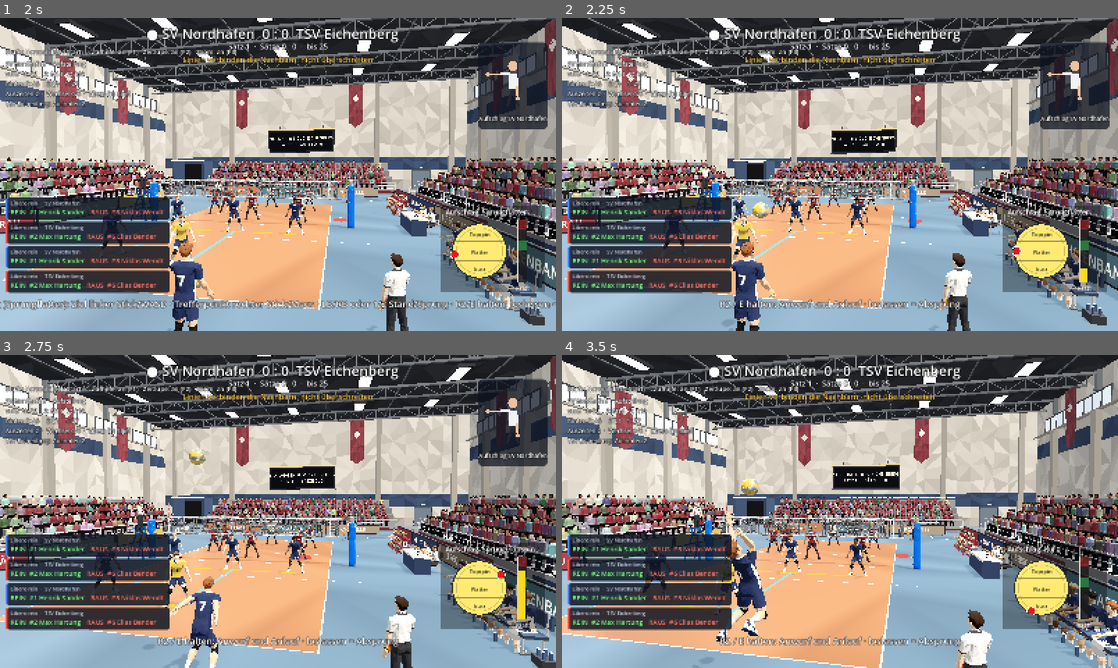
Above: before the commit, frames 1-4 (two rows, left to right).
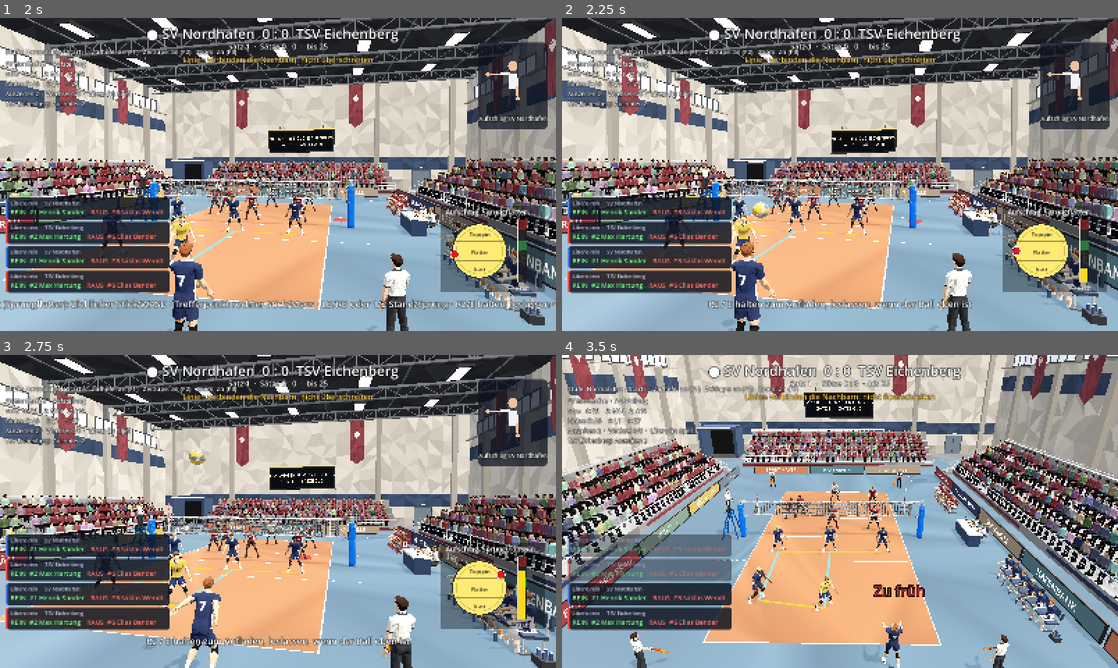
Above: after the commit, the same moments.

Repository: MattrixDev/volleyball_game
Game: Godot game, scene res://scenes/main.tscn
The game is run twice, just before and just after one commit, with the same random seed, the same clock (stepped at 60 frames per second) and the same inputs.
Inputs (mouse positions are in pixels of both pictures, inside the frame that each line leads up to):
- Up to frame 1 (2 s): tap Enter at 0.5 s; move the mouse to (400, 158) at 0.52 s; hold D (move_right) 0.53-1.28 s; hold E (hit) 0.53-1.28 s; click (400, 158) at 0.67 s; move the mouse to (166, 190) at 1.27 s; hold S (move_down) from 1.28 s (still down); tap K (aim_down) at 1.35 s; tap E (hit) at 1.55 s
- Up to frame 2 (2.25 s): move the mouse to (895, 105) at 2.02 s; release S (move_down) at 2.03 s; hold D (move_right) from 2.03 s (still down); hold E (hit) from 2.03 s (still down); tap J (aim_left) at 2.1 s
- Up to frame 3 (2.75 s): keep holding D (move_right); keep holding E (hit)
- Up to frame 4 (3.5 s): move the mouse to (812, 574) at 2.77 s; release D (move_right) at 2.78 s; release E (hit) at 2.78 s; hold W (move_up) from 2.78 s (still down); tap L (aim_right) at 2.85 s; click (812, 574) at 2.92 s; tap E (hit) at 3.05 s

Frame 1 is identical in both runs. In frame 2, 0.9% of the frame differs, in the area x 26-74%, y 89-94%; in frame 3, 0.9%; in frame 4, 74%, in the area x 0-100%, y 0-100%.

Commit message:
Angriff und Sprungaufschlag wieder mit automatischem Absprung
R2 halten laedt auf, Loslassen ist wieder der Schlag; der Absprung
passiert automatisch. Halten und Loslassen fuer Baggern, Pritschen und
Zuspiel bleibt.

Co-Authored-By: Claude Opus 5.5 (1M context) <noreply@anthropic.com>
Claude-Session: https://claude.ai/code/session_01MyKZBJi55XwY6mR4o2pFpo

Diff:
--- a/scripts/match.gd
+++ b/scripts/match.gd
@@ -83,7 +83,6 @@
 	var no_reach := false  # KI-Abwehr kommt nicht mehr rechtzeitig hin
 	var start_pos := Vector3.ZERO
 	var max_run := 0.0
-	var go := false  # Mensch hat R2 gedrueckt: Angreifer laeuft an
 
 
 var phase := Phase.INTRO
@@ -115,8 +114,6 @@
 var serve_done := false
 var serve_time := -1.0
 var serve_ideal := 0.0
-var serve_jump_e := -100.0  # Sprungaufschlag: Absprung-Timing (Mensch), -100 = noch nicht gesprungen
-var serve_jump_c := 0.0
 var serve_kind := 1  # 0 Stand, 1 Sprung
 var serve_contact := Vector2.ZERO
 var ai_serve_e := 0.0
@@ -1066,22 +1063,11 @@
 				serve_aim = _nudge_aim(serve_aim, inp.mv, delta)
 				serve_contact = rs
 				if not serve_done:
-					var jump_late: bool = serve_kind == 1 and charging and clock > serve_ideal - JUMP_RISE + windows("serve")[2] * 1.4
-					if serve_jump_e > -90.0:
-						# schon abgesprungen: Treffen im Hoechstpunkt (oder sofort, wenn spaet)
-						if clock >= serve_ideal or serve_jump_e >= 0.0:
-							_serve_hit(serve_jump_e, minf(serve_jump_c, 1.0), serve_contact, serve_jump_c)
-					elif inp.hit_down and not charging:
+					if inp.hit_down and not charging:
 						_start_charge()
-					elif (inp.hit_up or jump_late) and charging:
+					elif inp.hit_up and charging:
 						var c := _release_charge()
-						if serve_kind == 1:
-							# Sprungaufschlag: Loslassen = Absprung
-							server().jump()
-							serve_jump_e = clock - (serve_ideal - JUMP_RISE)
-							serve_jump_c = c
-						else:
-							_serve_hit(clock - serve_ideal, minf(c, 1.0), serve_contact, c)
+						_serve_hit(clock - serve_ideal, minf(c, 1.0), serve_contact, c)
 					elif clock > serve_ideal + windows("serve")[2] * 1.4 + 0.03:
 						serve_done = true
 						charging = false
@@ -1254,16 +1240,16 @@
 				d.rs = _auto_rs
 				d.hit_down = true
 		Phase.TOSS:
-			if charging and _due(serve_ideal - (JUMP_RISE if serve_kind == 1 else 0.0)):
+			if charging and _due(serve_ideal):
 				d.hit_up = true
 		Phase.RALLY:
 			if opp != null and not opp.done and not opp.pending and opp.team == human_team:
 				if opp.kind == "attack":
-					if not charging and clock >= opp.t - 1.2:
+					if not charging and clock >= opp.t - 0.7:
 						_auto_rs = Vector2(rng.randf_range(-0.8, 0.8), rng.randf_range(-0.5, 0.8))
 						d.rs = _auto_rs
 						d.hit_down = true
-					elif charging and _due(opp.t - JUMP_RISE):
+					elif charging and _due(opp.t):
 						d.hit_up = true
 				elif _due(opp.t):
 					if opp.kind == "set" and opp.speed <= OVER_OK:
@@ -1303,7 +1289,6 @@
 
 func _do_toss() -> void:
 	toss_time = clock
-	serve_jump_e = -100.0
 	phase = Phase.TOSS
 	ball_g = G
 	if serve_kind == 1:
@@ -1765,22 +1750,17 @@
 
 func _attack_input(inp: Dictionary) -> void:
 	opp.rs = rs
-	var pl := opp.player
-	var t_jump := opp.t - JUMP_RISE
-	if inp.hit_down and not charging and not pl.has_jumped and not opp.pending:
+	if inp.hit_down and not charging:
 		_start_charge()
-		opp.go = true  # Anlauf beginnt jetzt
-	elif charging and not opp.pending and (inp.hit_up or clock > t_jump + 0.3):
-		var e := clock - t_jump  # Loslassen = Absprung
-		if e < -0.6:
+	elif inp.hit_up and charging and not opp.pending:
+		var e := clock - opp.t
+		if e < -0.45:
 			charging = false  # viel zu frueh losgelassen: neu aufladen
 			return
 		var c := _release_charge()
 		opp.power = clampf(c, 0.15, 1.0)
 		opp.over = c
 		opp.win_scale = hit_window_scale(opp.power, rs, false)
-		pl.jump()
-		pl.block_pose = false
 		_press(opp, e, "spike")
 
 
@@ -2767,8 +2747,7 @@
 			goal = srv.position
 		srv.target = goal
 		srv.run_speed = 5.0
-		var self_jump := serving_team == human_team and (charging or serve_jump_e > -90.0)
-		if clock >= serve_ideal - JUMP_RISE and not srv.has_jumped and not self_jump:
+		if clock >= serve_ideal - JUMP_RISE and not srv.has_jumped:
 			srv.jump()
 	if opp != null and not opp.done:
 		var pl := opp.player
@@ -2776,15 +2755,8 @@
 		if opp.kind == "attack":
 			var t_jump := opp.t - JUMP_RISE
 			var t_go := t_jump - flat_dist(pl.position, p) / pl.run_speed - 0.05
-			var self_jump := opp.human and (opp.go or charging)
-			if self_jump:
-				# Anlauf ab dem Druck auf R2, Tempo so, dass er rechtzeitig am Absprungpunkt ist
-				pl.target = p
-				if not pl.airborne:
-					pl.run_speed = clampf(flat_dist(pl.position, p) / maxf(t_jump - clock, 0.25), 2.5, 7.0)
-			else:
-				pl.target = p if clock >= t_go else p + Vector3(side_of(opp.team) * 2.2, 0.0, 0.0)
-			if clock >= t_jump and not pl.has_jumped and not self_jump:
+			pl.target = p if clock >= t_go else p + Vector3(side_of(opp.team) * 2.2, 0.0, 0.0)
+			if clock >= t_jump and not pl.has_jumped:
 				pl.jump()
 				pl.block_pose = false
 				if not opp.human:
@@ -2930,10 +2902,9 @@
 		var p := Vector3(opp.point.x, 0.03, opp.point.z)
 		_ring_target.position = p
 		_ring_timer.position = p
-		var t_rel := release_time(opp)
-		var remain := clampf((t_rel - clock) / 1.0, 0.0, 1.0)
+		var remain := clampf((opp.t - clock) / 1.0, 0.0, 1.0)
 		_ring_timer.scale = Vector3.ONE * (1.0 + remain * 2.5)
-		var near: bool = absf(t_rel - clock) <= windows(opp.kind)[0] * opp.win_scale
+		var near: bool = absf(opp.t - clock) <= windows(opp.kind)[0] * opp.win_scale
 		_ring_timer_mat.albedo_color = Color(0.3, 1.0, 0.3) if near else Color(1.0, 0.85, 0.1)
 		# Laufhilfe: gruen = Pritschen geht, orange = lieber baggern.
 		var tint := Color(1, 1, 1, 0.9)
@@ -2999,11 +2970,6 @@
 
 
 ## Kurzer Hinweis, was der Mensch gerade tun kann.
-## Wann der Mensch loslassen soll: beim Angriff im Absprung, sonst im Ballkontakt.
-func release_time(o: Opp) -> float:
-	return o.t - JUMP_RISE if o.kind == "attack" else o.t
-
-
 func hint() -> String:
 	match phase:
 		Phase.INTRO:
@@ -3019,8 +2985,6 @@
 				return "Gleich Anpfiff … Trainerbank (Libero, Wechsel, Auszeit): T / Y"
 		Phase.TOSS:
 			if serving_team == human_team and not serve_done:
-				if serve_kind == 1:
-					return "R2 / E halten: Anwurf und Anlauf · loslassen = Absprung"
 				return "R2 / E halten zum Aufladen, loslassen, wenn der Ball oben ist"
 		Phase.RALLY:
 			if opp != null and not opp.done and opp.team == human_team:
@@ -3034,7 +2998,7 @@
 							return "Libero vor der 3-m-Linie: nur baggern (A / Leertaste), Pritschen wäre ein Fehler!"
 						return "Zuspiel: Steuerkreuz halten, loslassen = Zuspiel (links Außen · rechts Diagonal · oben Mitte · unten Hinterfeld) · R2 halten = schneller Ball · R1 = Dump · R1+R2 = Zuspieler schlägt"
 					"attack":
-						return "Angriff: R2/E drücken = Anlauf, loslassen = Absprung · Trefferpunkt rechter Stick/Maus (oben Topspin, unten Leger)"
+						return "Angriff: R2/E halten und beim Treffpunkt loslassen · Trefferpunkt rechter Stick/Maus (oben Topspin, unten Leger)"
 					"free":
 						return "Ball rüberspielen: X/Q oder A/Leertaste halten und rechtzeitig loslassen"
 			if human_player() != null:
--- a/scripts/start_menu.gd
+++ b/scripts/start_menu.gd
@@ -166,8 +166,7 @@
 		["Baggern (halten, im richtigen Moment loslassen)", "A", "Leertaste"],
 		["Pritschen (halten, loslassen), Commit-Block", "X", "Q"],
 		["Zuspiel: Richtung halten, zum Zuspielen loslassen", "Steuerkreuz", "–"],
-		["Angriff und Sprungaufschlag: drücken = Anlauf, loslassen = Absprung", "R2", "E"],
-		["Blocksprung", "R2", "E"],
+		["Schlagen (halten, beim Treffpunkt loslassen), Blocksprung", "R2", "E"],
 		["Trefferpunkt am Ball, zweiter Blocker", "rechter Stick", "Maus oder I J K L"],
 		["Aufschlag Stand / Sprung", "LB / RB", "1 / 2"],
 		["Trainerbank (vor dem Aufschlag)", "Y", "T"],
